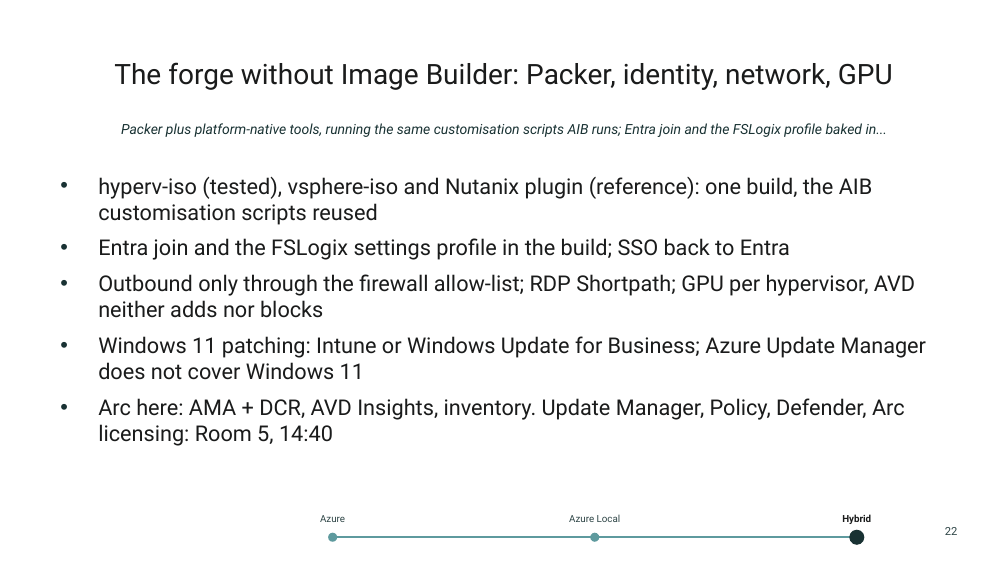
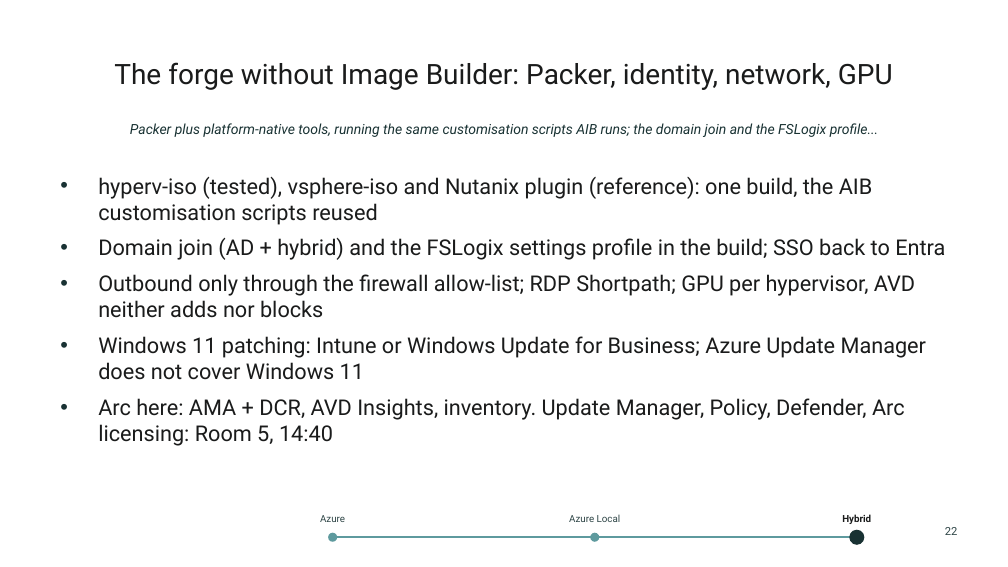
Before and after one commit to thisismydemo/nic2026_avd, a slide deck: slide 22 of presentation/AVD_Anywhere_NIC2026.pptx. Drawn at 1008x567 pixels with LibreOffice and Linux fonts; fonts in the diff are those of the drawing; background and template pictures are left out. Boxes give left, top, right and bottom in pixels: in the first picture for what was removed or moved away, otherwise in the second. Text is boxed around its words. In the diff, an @@ line names an element or a change of style, - is before the commit and + after.

```diff
--- a/presentation/AVD_Anywhere_NIC2026.pptx
+++ b/presentation/AVD_Anywhere_NIC2026.pptx
@@ text at [130,123,878,137]: text changed @@
-Packer plus platform-native tools, running the same customisation scripts AIB runs; Entra join and the FSLogix profile baked in...
+Packer plus platform-native tools, running the same customisation scripts AIB runs; the domain join and the FSLogix profile...
@@ text at [98,238,945,260]: text changed @@
-• Entra join and the FSLogix settings profile in the build; SSO back to Entra
+• Domain join (AD + hybrid) and the FSLogix settings profile in the build; SSO back to Entra
```
Also in this commit, not shown: 18 other slides changed, 1 slide added, 16 other files.
